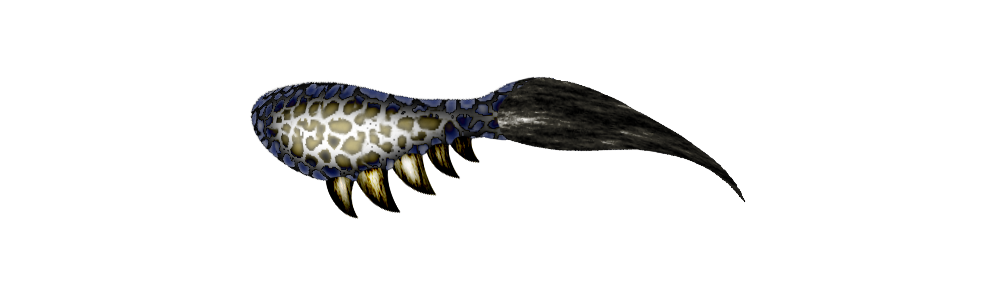
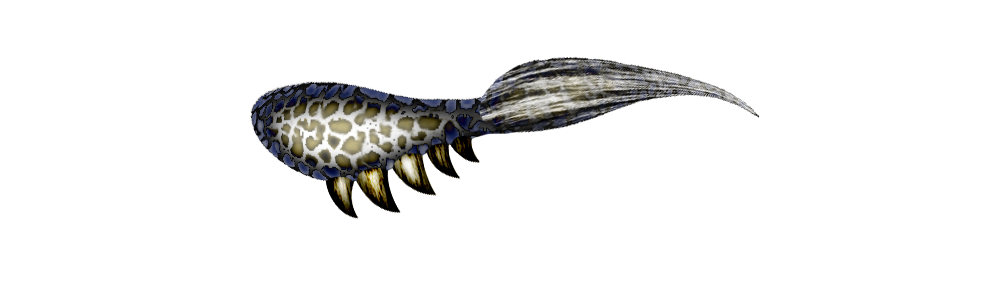
Before/after of a (996, 292) layered artwork. What changed in the layer stack:
"Layer 17": blend hard light → normal, painted on it over (x1=337, y1=56, x2=760, y2=202)
removed layer "Layer 16" from group "claw" over (x1=496, y1=76, x2=746, y2=203)
removed layer "cells" (was difference) from group "legs" over (x1=337, y1=76, x2=745, y2=202)
removed layer "tibia2" from group "legs" over (x1=337, y1=76, x2=746, y2=203)
